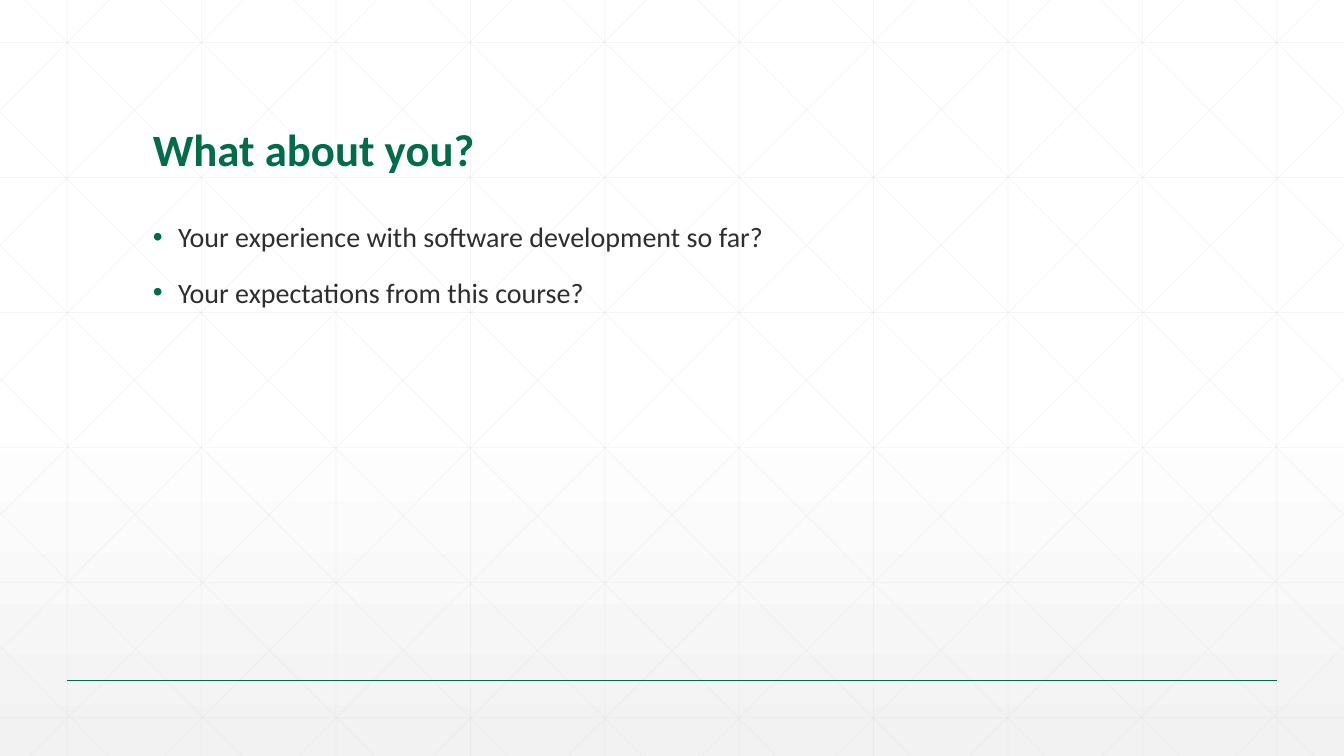
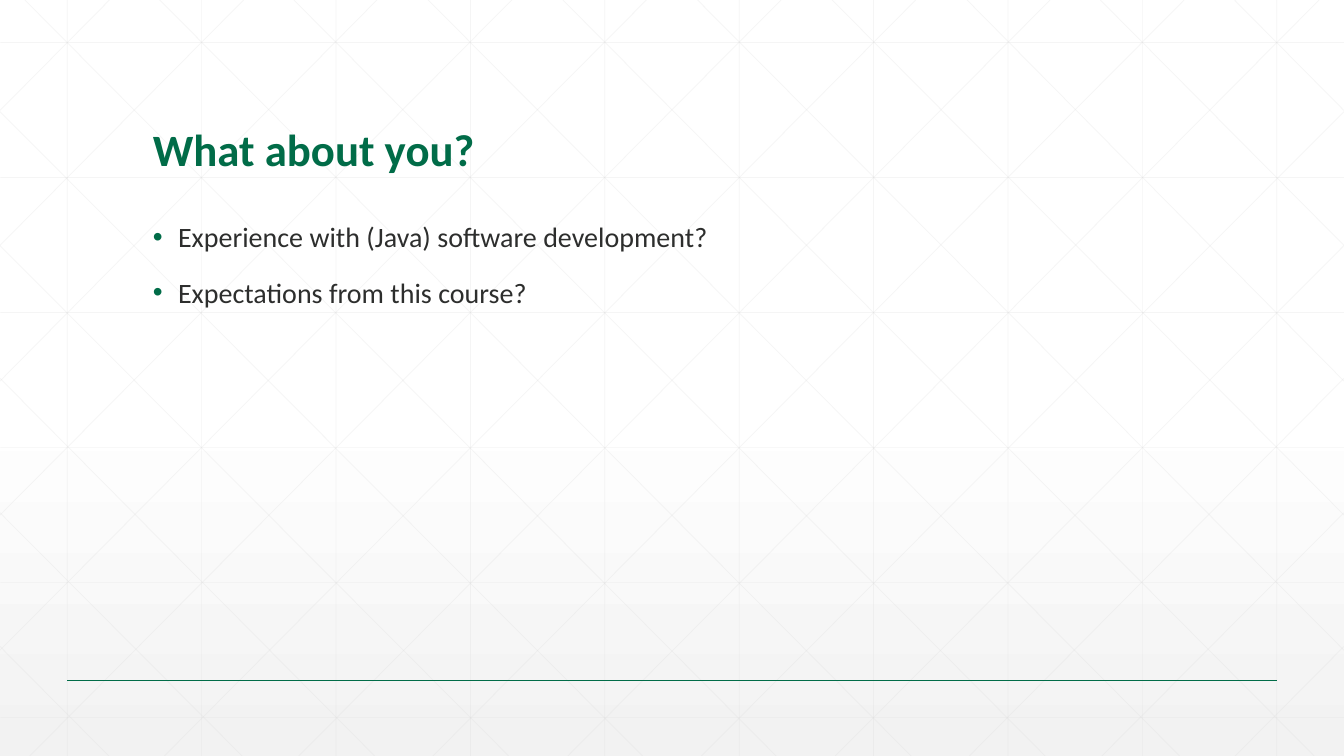
Before and after one commit to SrinS/svs-talent, a slide deck: slide 6 of 00. Introduction/00. Course introduction.pptx. Drawn at 1344x756 pixels with LibreOffice and Linux fonts; fonts in the diff are those of the drawing; background and template pictures are left out. Boxes give left, top, right and bottom in pixels: in the first picture for what was removed or moved away, otherwise in the second. Text is boxed around its words. In the diff, an @@ line names an element or a change of style, - is before the commit and + after.

Commit message:
Minor changes in wording.

```diff
--- a/00. Introduction/00. Course introduction.pptx
+++ b/00. Introduction/00. Course introduction.pptx
@@ text at bbox=[178, 227, 707, 308]: text changed @@
-• Your experience with software development so far?
-• Your expectations from this course?
+• Experience with (Java) software development?
+• Expectations from this course?
```
Also in this commit, not shown: 2 other slides changed.
